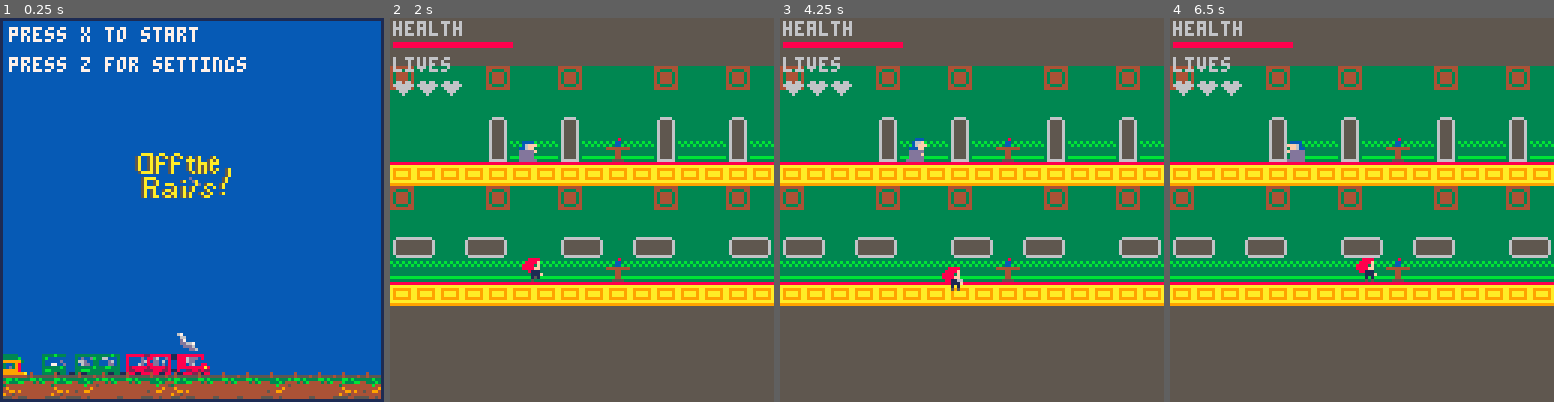
Above: before the commit, frames 1-4 (left to right).
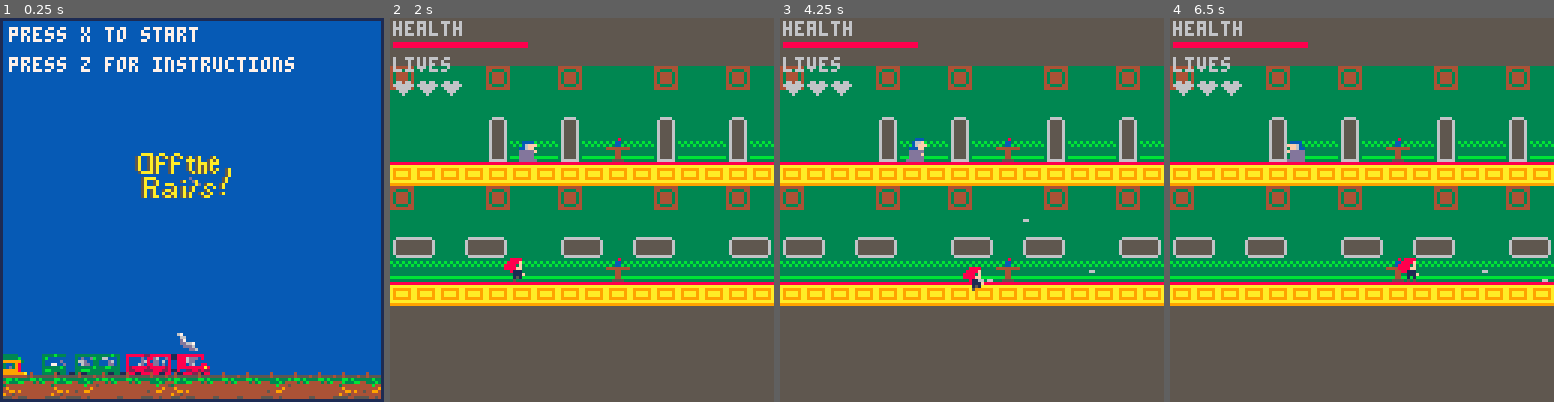
Above: after the commit, the same moments.

Repository: hggorel/Off-The-Rails
Game: PICO-8 cartridge offtherails.p8
Two runs of this game, one before a commit and one after it. Both use one fixed random seed, a clock stepped at 60 frames per second and the inputs below.
Inputs:
- Up to frame 1 (0.25 s): no input
- Up to frame 2 (2 s): tap X (X key) at 0.33, 1.07, 1.85 s; tap O (Z key) at 0.7, 1.7 s; hold Right from 1.6 s (still down)
- Up to frame 3 (4.25 s): release Right at 2.1 s; tap O (Z key) every 0.4 s from 2.1 to 4.1 s; hold Up 2.15-2.42 s; hold Right 2.47-3.03 s; tap X (X key) at 2.97, 4.08 s; hold Left 3.08-3.58 s; hold Down 3.63-3.97 s; hold Right from 4.02 s (still down)
- Up to frame 4 (6.5 s): tap O (Z key) every 0.4 s from 4.5 to 6.1 s; release Right at 4.68 s; hold Up 4.73-5.03 s; hold Left 5.08-5.68 s; tap X (X key) at 5.2, 6.32 s; hold Down 5.73-6.03 s; hold Right from 6.08 s (still down)

The runs differ from the first frame. In frame 1, 0.5% of the frame differs, in the area x 39-77%, y 10-15%; in frame 2, 0.5%; in frame 3, 0.5%, in the area x 32-83%, y 6-72%; in frame 4, 0.5%.

Commit message:
Update offtherails.p8
fixed issue with title screen where player could move/ enemies could move
added instructions/ a settings page
(settings have not been implemented)
second level map created
could create a story cutscene/ scene to recreate the still images from the story (trailer) as an optional add-in

Diff:
--- a/offtherails.p8
+++ b/offtherails.p8
@@ -178,7 +178,10 @@
 	end
 end
 
+
+--modes should be applied around this
 function move_player()
+if mode == 1 then
 
 	local allowance=28
 	local speed=1
@@ -294,7 +297,7 @@
 	if player.movecount<3 then
 		player.movecount+=1
 	end
-
+end --should end if statement?
 end
 
 function _update()
@@ -306,6 +309,7 @@
 		pauseupdate()
 	end
 
+	if mode == 1 then
 	-- moving all of the bullets
 	for b in all(bullets) do
 		b.x+=b.dx
@@ -380,6 +384,7 @@
 	 player.jump_allowed=true
 		player.jump_height=0
 	end
+	end --should end game updates
 end
 
 --changing modes
@@ -563,7 +568,7 @@
 	rect(0, 0, 127, 127)
 		print("press x to start",3,3,7)
 		spr(107,45,45,4,2)
-		print("press z for settings",3,13,7)
+		print("press z for instructions",3,13,7)
 	--fix this part
 	if btn(🅾️) then
 		settings = true
@@ -637,9 +642,14 @@
 --settings
 function setting()
 	cls()
-	print("press ⬆️ for colorblind settings",5,20,7)
+	print("press ⬆️ for colorblind settings",0,20,7)
 	--pass some value to gamedraw
-
+	--this will be implemented later
+	print("in game instructions:",15,30,7)
+	print("use arrow keys to move",10,40,7)
+	print("press z to shoot", 20,50,7)
+	print("press ⬇️ to interact",17,60,7)
+	print("press x for inventory", 15,70,7)
 end
 --for color blind people
 function colorflip()
